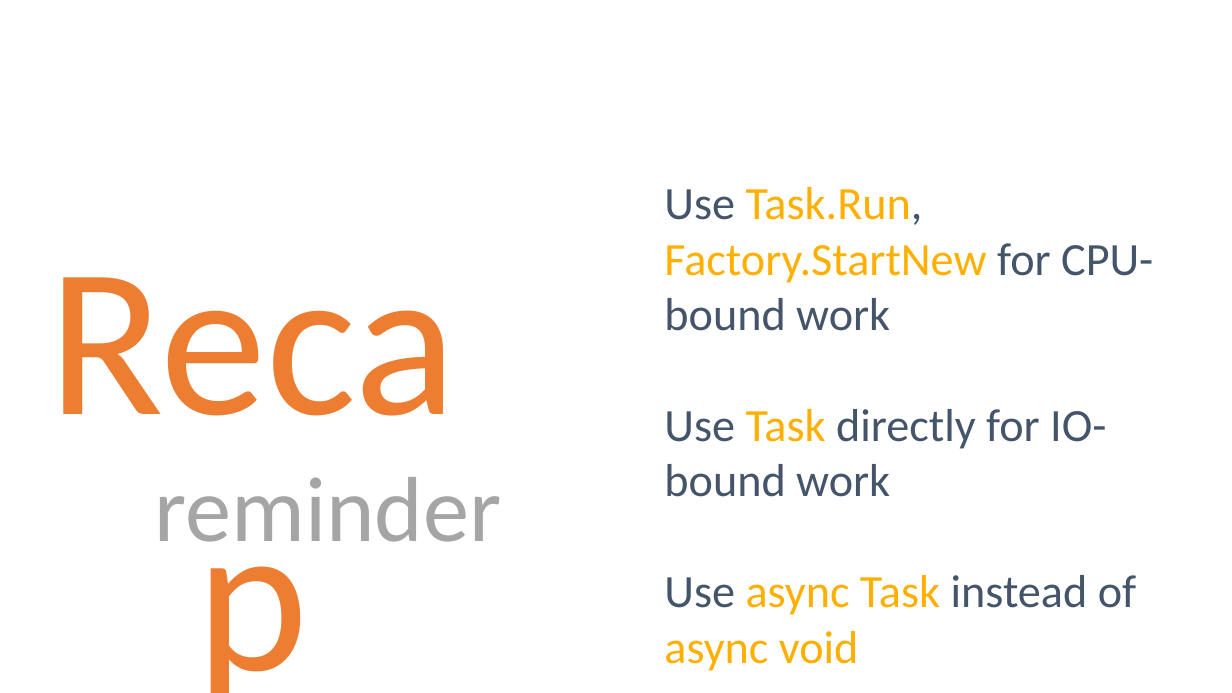
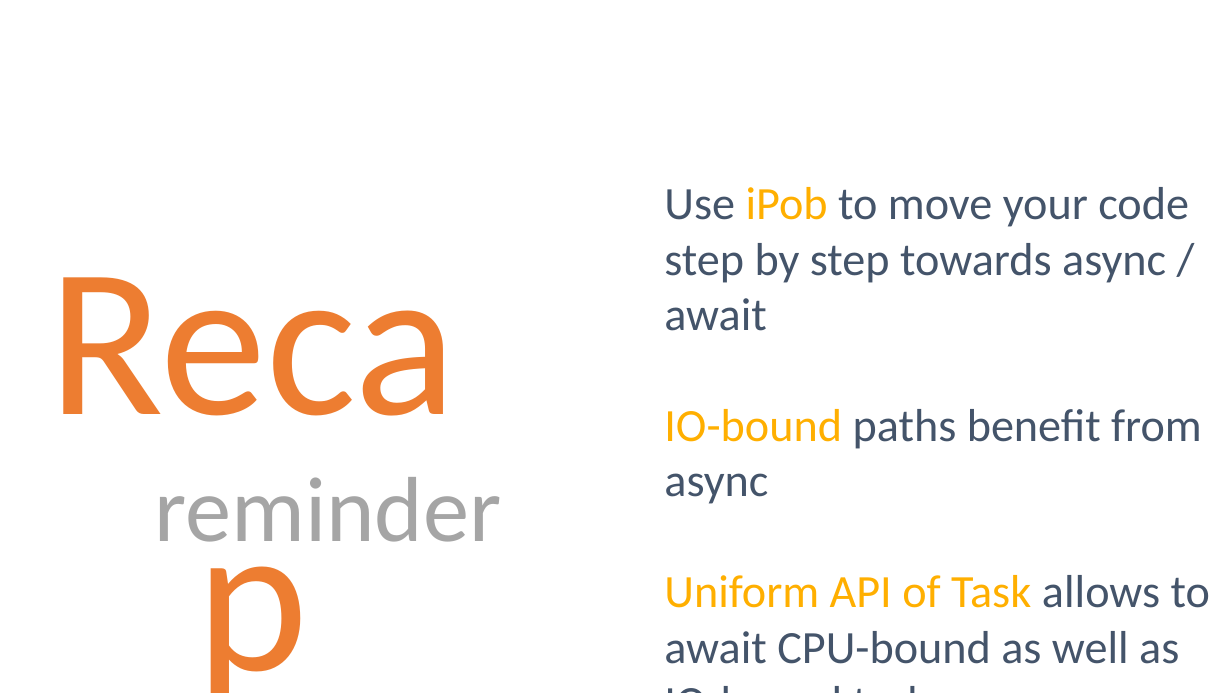
Before and after one commit to danielmarbach/RearchitectTowardsAsyncAwait, a slide deck: slide 57 of presentation.pptx (slide 59 before the commit). Drawn at 1232x693 pixels with LibreOffice and Linux fonts; fonts in the diff are those of the drawing. Boxes give left, top, right and bottom in pixels: in the first picture for what was removed or moved away, otherwise in the second. Text is boxed around its words. In the diff, an @@ line names an element or a change of style, - is before the commit and + after.

```diff
--- a/presentation.pptx
+++ b/presentation.pptx
@@ text at [664, 187, 1210, 664]: text changed @@
-Use Task.Run, Factory.StartNew for CPU-bound work
-Use Task directly for IO-bound work
-Use async Task instead of async void
+Use iPob to move your code
+step by step towards async / await
+IO-bound paths benefit from async
+Uniform API of Task allows to await CPU-bound as well as IO-bound tasks
```
Also in this commit, not shown: 17 other slides changed, 8 slides added, 8 slides removed, 1 other file.
